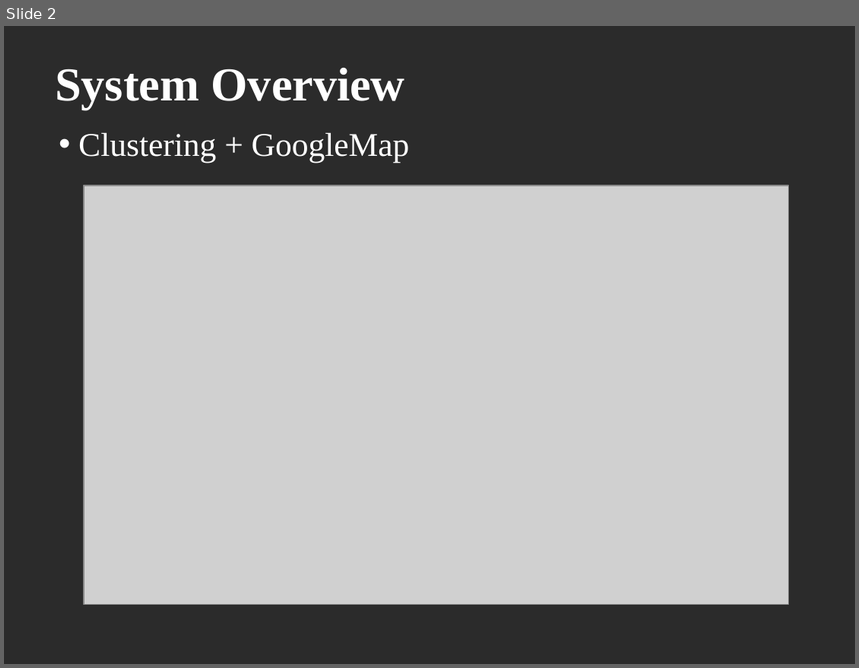
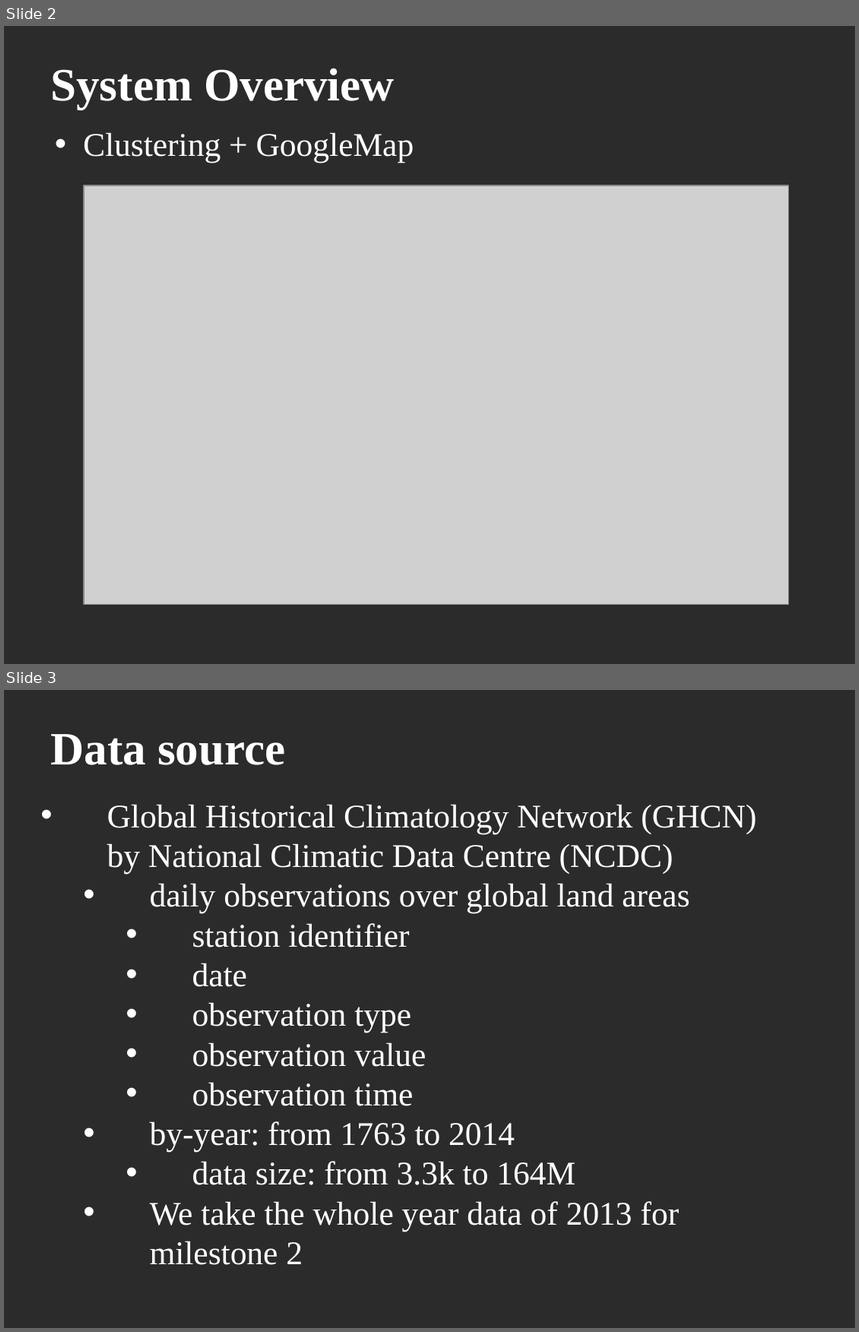
Before and after one commit to raynald/ETH_BBBigData, a slide deck: report/Milestone 2.pptx. Shown one above the other, each under a label of ours: slide 2 before the commit, slides 2 and 3 after it. The pictures are 859x668 and 859x1332 pixels, drawn with LibreOffice and Linux fonts; fonts in the diff are those of the drawing; grey boxes stand for pictures; background and template pictures are left out; a plain dark background stands for a picture behind light text. Boxes give left, top, right and bottom in pixels: in the first picture for what was removed or moved away, otherwise in the second. Text is boxed around its words. In the diff, an @@ line names an element or a change of style, - is before the commit and + after.

```diff
--- a/report/Milestone 2.pptx
+++ b/report/Milestone 2.pptx
@@ slide 3 added at box(4, 690, 855, 1328), background picture (left out) @@
@@ title added at box(51, 734, 285, 765), 39.2 pt, text #FFFFFF, bold @@
+Data source
@@ text added at box(107, 804, 756, 1265), 28 pt, text #FFFFFF @@
+• Global Historical Climatology Network (GHCN) by National Climatic Data Centre (NCDC)
+  • daily observations over global land areas
+    • station identifier
+    • date
+    • observation type
+    • observation value
+    • observation time
+  • by-year: from 1763 to 2014
+    • data size: from 3.3k to 164M
+  • We take the whole year data of 2013 for milestone 2
@@ slide 2 changed as well @@
@@ title "System Overview" at box(51, 68, 395, 110): size 40 to 39.2 pt @@
@@ text "Clustering + GoogleMap": place and size @@
-text "Clustering + GoogleMap" at box(78, 132, 410, 163)
+text "Clustering + GoogleMap" at box(83, 132, 414, 163)
```
Also in this commit, not shown: 6 other slides changed, 1 slide removed.
